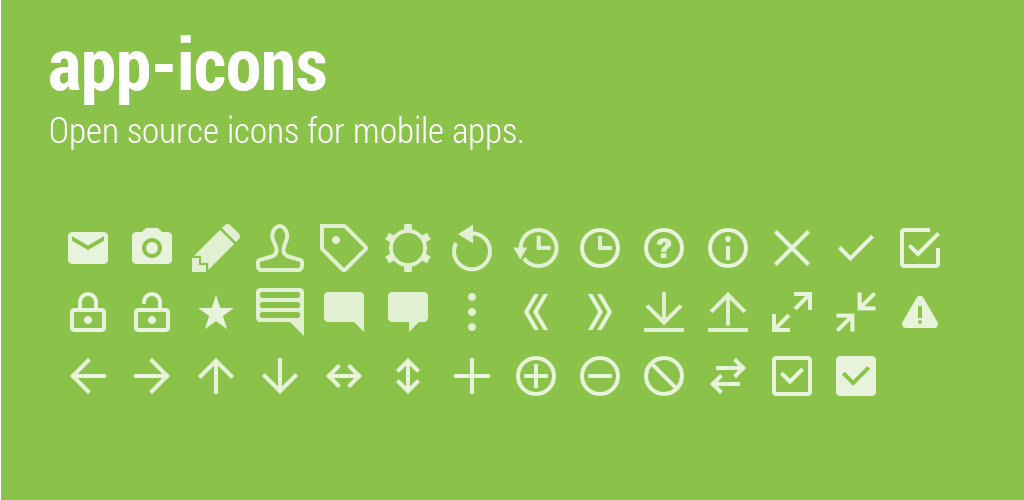
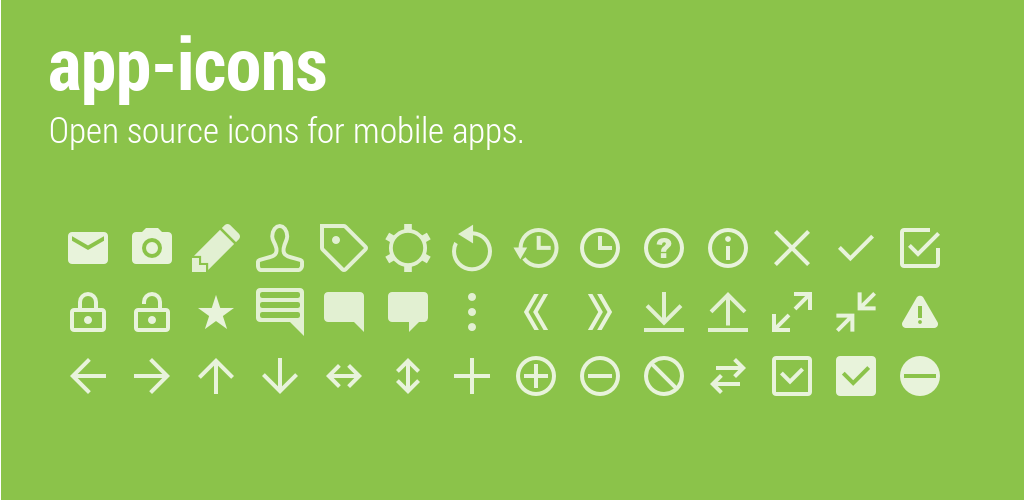
Layers edited between the first and the second (1024, 500) image:
added layer "ic_action_stop2.png" in group "icons" over [900, 356, 940, 396]
